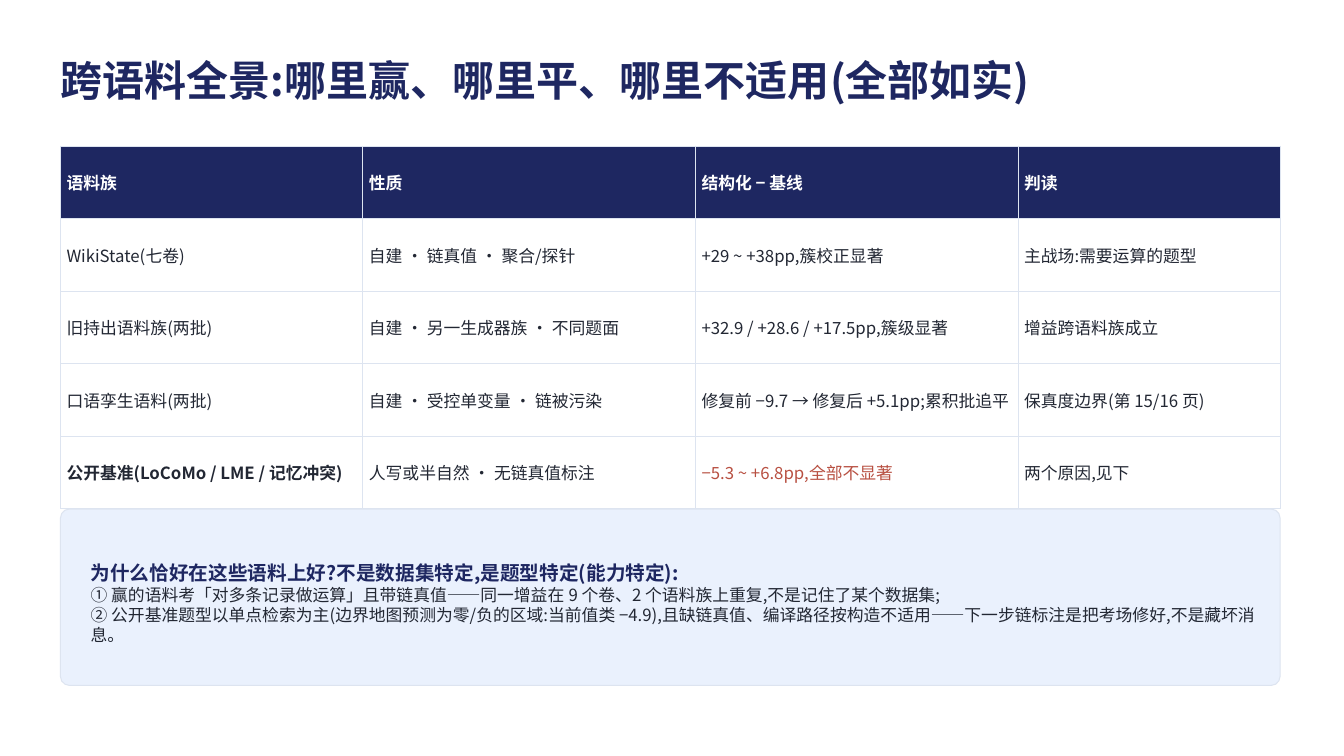
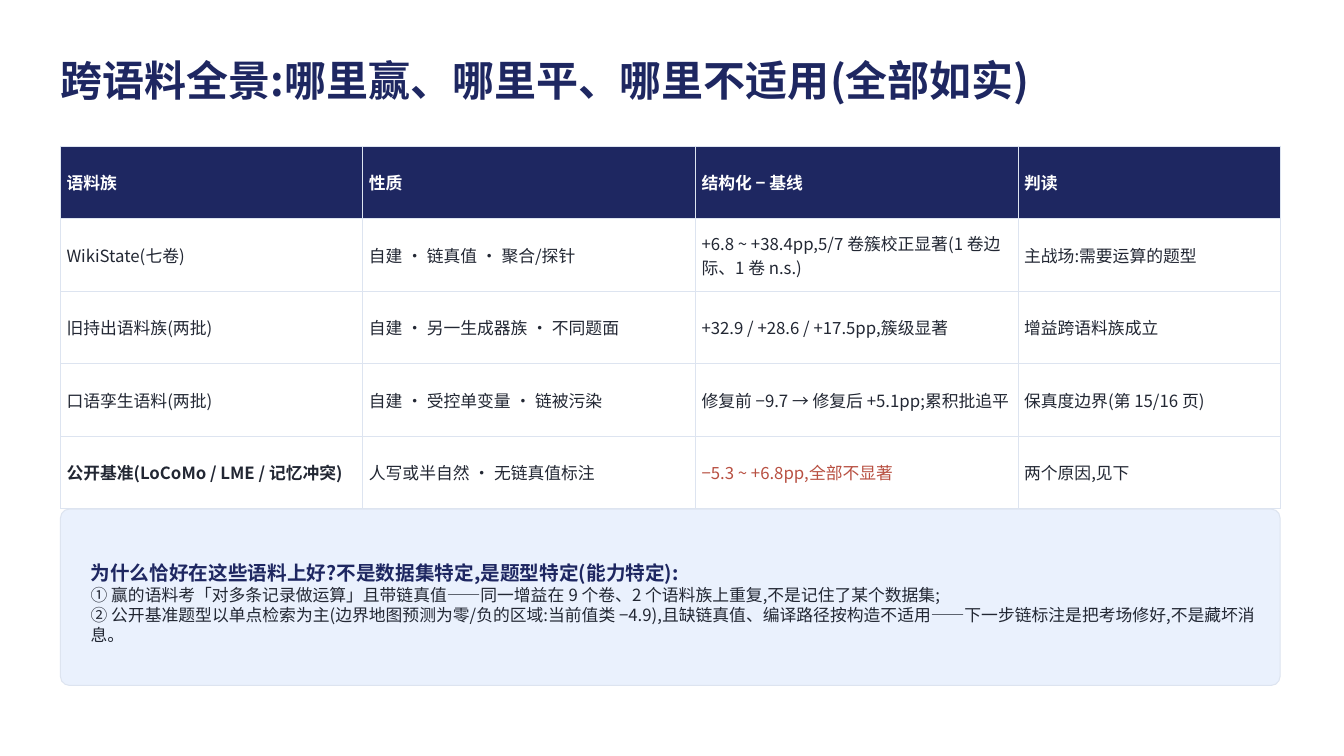
Before and after one commit to jeremyz12/qvf_withcontroller, a slide deck: slide 8 of study_logs/QVF_report_20260820.pptx. Drawn at 1344x756 pixels with LibreOffice and Linux fonts; fonts in the diff are those of the drawing. Boxes give left, top, right and bottom in pixels: in the first picture for what was removed or moved away, otherwise in the second. Text is boxed around its words. In the diff, an @@ line names an element or a change of style, - is before the commit and + after.

```diff
--- a/study_logs/QVF_report_20260820.pptx
+++ b/study_logs/QVF_report_20260820.pptx
@@ table at (60, 146, 1280, 487) @@
-row 2, column 3: +29 ~ +38pp,簇校正显著
+row 2, column 3: +6.8 ~ +38.4pp,5/7 卷簇校正显著(1 卷边际、1 卷 n.s.)
```
Also in this commit, not shown: 5 other slides changed, 1 other file.
